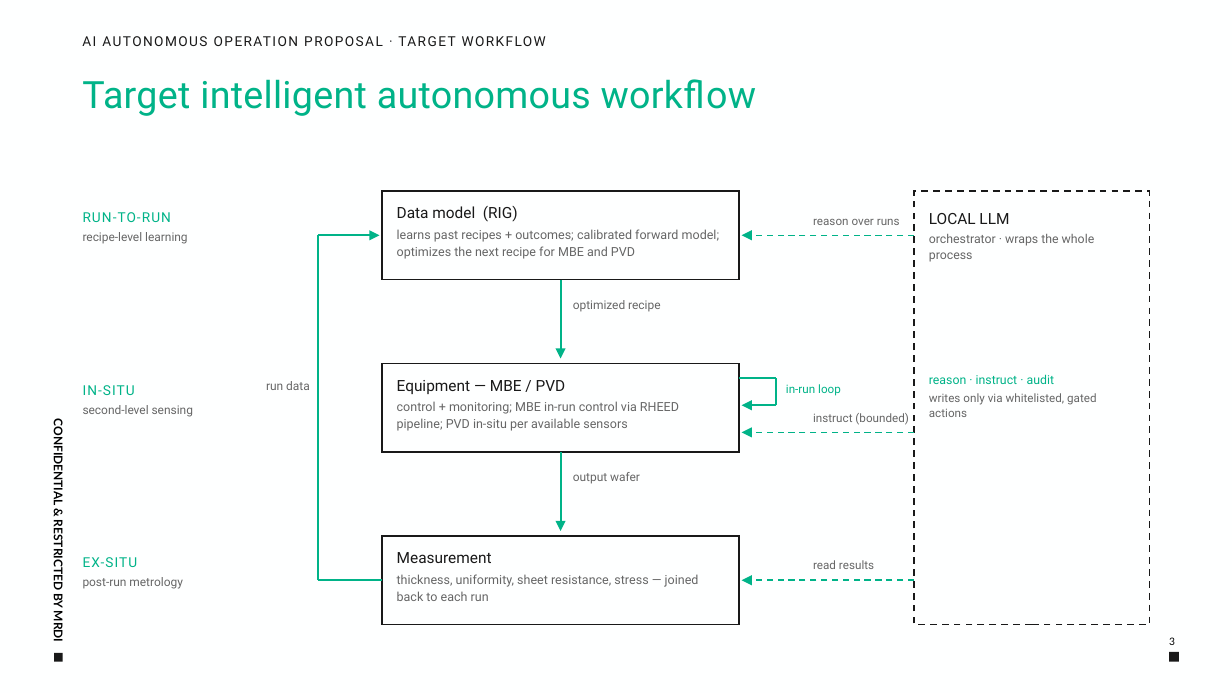
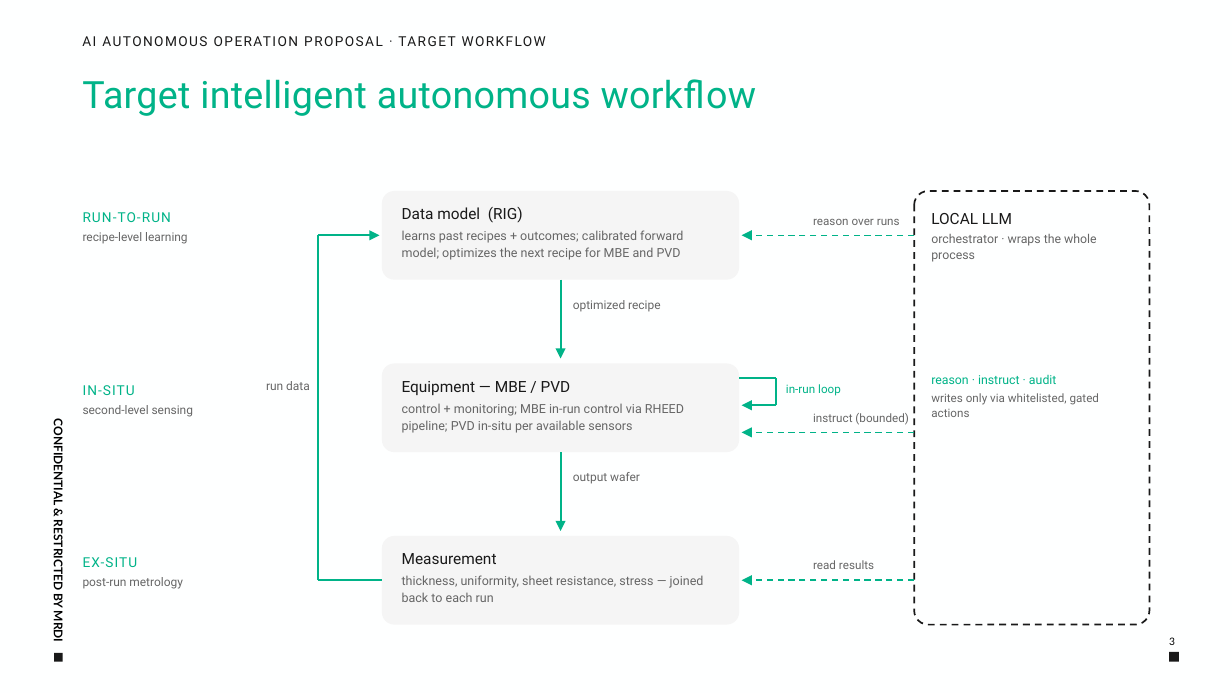
Before and after one commit to jiaowh/rig, a slide deck: slide 3 of ATLAS_提案_MRDI.pptx. Drawn at 1232x693 pixels with LibreOffice and Linux fonts; fonts in the diff are those of the drawing; background and template pictures are left out. Boxes give left, top, right and bottom in pixels: in the first picture for what was removed or moved away, otherwise in the second. Text is boxed around its words. In the diff, an @@ line names an element or a change of style, - is before the commit and + after.

Commit message:
updated slide

```diff
--- a/ATLAS_提案_MRDI.pptx
+++ b/ATLAS_提案_MRDI.pptx
@@ text "Data model (RIG)" rewrapped from (397,206,720,259) to (402,207,683,260) @@
@@ rounded rectangle at (914,191,1149,625): rectangle to rounded rectangle @@
@@ text "Equipment — MBE / PVD": place and size @@
-text "Equipment — MBE / PVD" at (397,380,679,431)
+text "Equipment — MBE / PVD" at (402,381,684,433)
@@ rectangle to rounded rectangle; fill none to #F5F5F5; outline #191919 1 pt to none in 3 elements at (382,191,739,280), (382,363,739,452), (382,536,739,625) @@
@@ text "Measurement": place and size @@
-text "Measurement" at (397,552,699,601)
+text "Measurement" at (402,553,704,602)
```
Also in this commit, not shown: 4 other slides changed, 1 other file.
